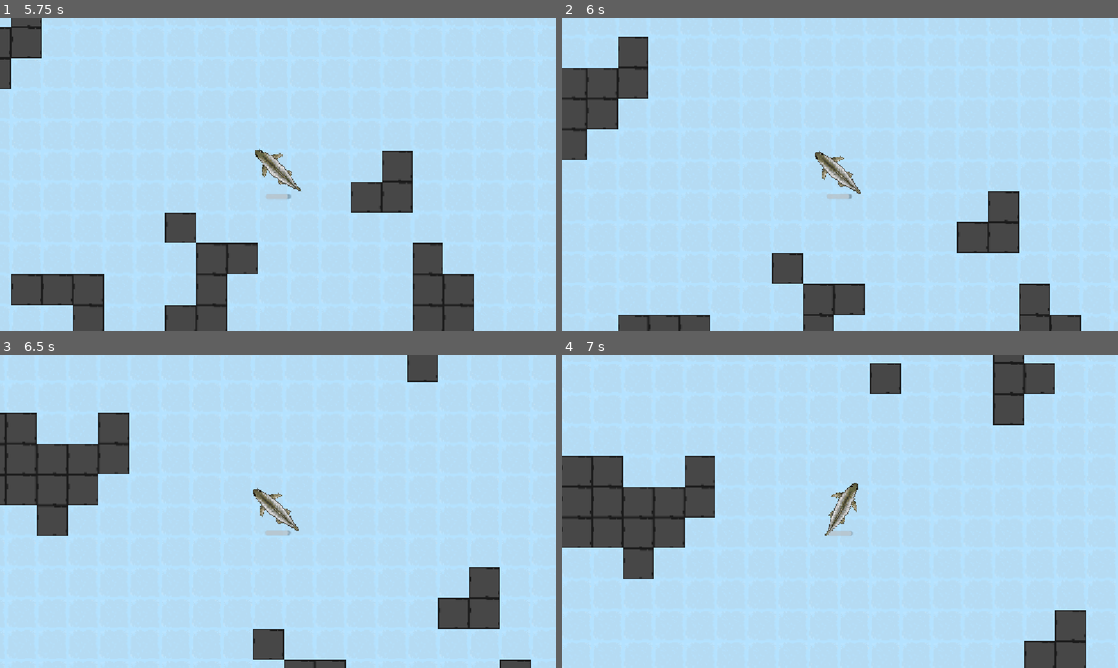
Above: before the commit, frames 1-4 (two rows, left to right).
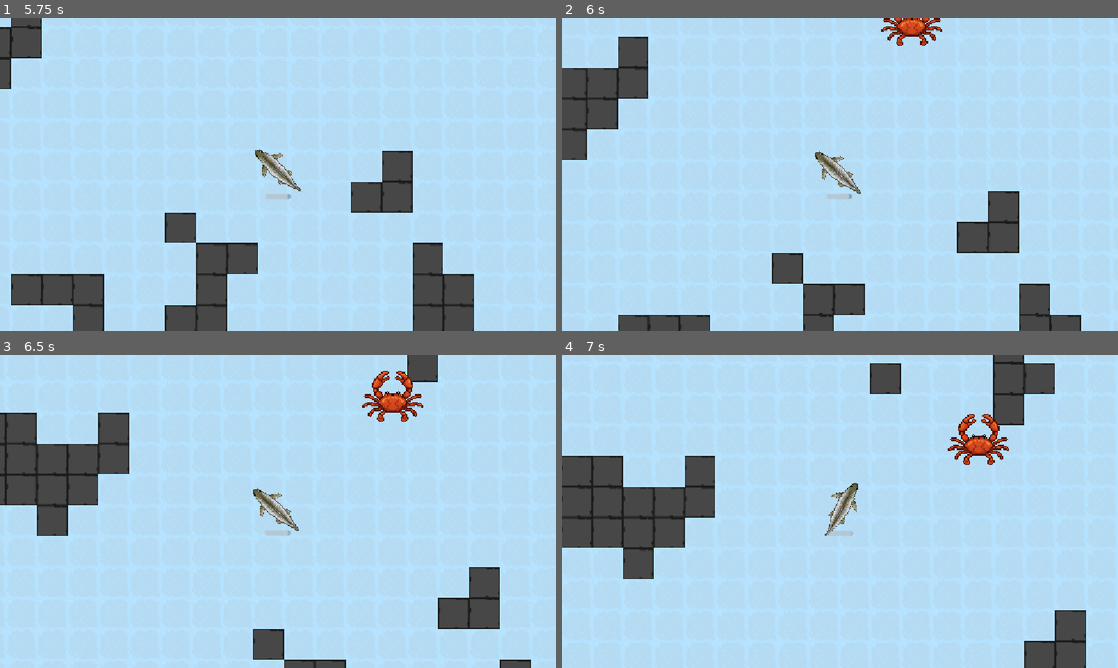
Above: after the commit, the same moments.

Repository: vincentchen18/Pelagico
Game: Godot game, scene res://ocean.tscn
The game is run twice, just before and just after one commit, with the same random seed, the same clock (stepped at 60 frames per second) and the same inputs.
Inputs (mouse positions are in pixels of both pictures, inside the frame that each line leads up to):
- Up to frame 1 (5.75 s): tap Enter at 0.5, 4.25 s; move the mouse to (250, 237) at 0.52 s; hold Up (forward) 0.53-1.25 s; hold Shift 0.53-1.25 s; click (250, 237) at 0.67 s; drag from (444, 221) to (250, 237) at 1.27 s; tap Space at 2, 5 s; move the mouse to (111, 127) at 2.02 s; hold Left (left) 2.03-2.75 s; hold Shift 2.03-2.75 s; drag from (305, 174) to (111, 127) at 2.77 s; move the mouse to (194, 96) at 3.52 s; hold Down (backward) 3.53-4.25 s; hold Shift 3.53-4.25 s; drag from (400, 158) to (194, 96) at 4.27 s; move the mouse to (166, 190) at 5.02 s; hold Up (forward) from 5.03 s (still down); hold Shift from 5.03 s (still down); click (166, 190) at 5.17 s
- Up to frame 2 (6 s): release Up (forward) at 5.75 s; release Shift at 5.75 s; drag from (895, 105) to (728, 190) at 5.77 s
- Up to frame 3 (6.5 s): no input
- Up to frame 4 (7 s): move the mouse to (812, 574) at 6.52 s; hold Right (right) from 6.53 s (still down); hold Shift from 6.53 s (still down)

Frame 1 is identical in both runs. In frame 2, 0.6% of the frame differs, in the area x 57-69%, y 0-9%; in frame 3, 0.8%, in the area x 65-77%, y 5-22%; in frame 4, 0.8%.

Commit message:
add test version of crab and it can move :D

Diff:
--- /dev/null
+++ b/Scripts/crab.gd
@@ -0,0 +1,33 @@
+extends CharacterBody2D
+
+@export var speed := 60.0
+@export var scale_mult := 1.0
+
+var dir := 1
+
+@onready var sprite: AnimatedSprite2D = $AnimatedSprite2D
+
+func _ready() -> void:
+	scale = Vector2.ONE * scale_mult
+	add_to_group("enemy")
+	var mat: Material = sprite.material
+	if mat:
+		sprite.material = mat.duplicate()
+	sprite.play("walk")
+
+func _physics_process(_delta: float) -> void:
+	velocity = Vector2(speed * dir, 0)
+	move_and_slide()
+
+	if is_on_wall():
+		dir *= -1
+
+	sprite.flip_h = dir < 0
+
+func _floor_ahead() -> bool:
+	var space := get_world_2d().direct_space_state
+	var from := global_position + Vector2(20 * dir, 0)
+	var query := PhysicsRayQueryParameters2D.create(from, from + Vector2(0, 24))
+	query.collision_mask = 1
+	query.exclude = [self]
+	return space.intersect_ray(query).size() > 0
--- a/Scripts/tile_map_layer.gd
+++ b/Scripts/tile_map_layer.gd
@@ -1,26 +1,29 @@
 extends TileMapLayer
+
 const sourceid = 2
+const walltilepos = Vector2i(0, 1)
+const CRAB = preload("res://enemys/crab.tscn")
+const CRAB_CHANCE = 0.02
+
 var worldmap: Dictionary = {}
 var noise = FastNoiseLite.new()
-var chunkvector = Vector2(0 , 0)
+var chunkvector = Vector2(0, 0)
 var oceantilespos = Vector2i(0, 0)
-const walltilepos = Vector2i(0, 1)
+var chunkoffset: Vector2 = Vector2.ZERO
+
 @export var player: Node2D
-var chunkoffset: Vector2 = Vector2.ZERO
-# Called when the node enters the scene tree for the first time.
+
 func _ready() -> void:
 	noise.noise_type = FastNoiseLite.TYPE_SIMPLEX
 	noise.seed = randi()
 	noise.frequency = 0.12
 
-# Called every frame. 'delta' is the elapsed time since the previous frame.
 func _process(_delta: float) -> void:
 	var playerchunky: Vector2i = playerchunk(player.global_position)
 	for x in range(-2 + playerchunky.x, 3 + playerchunky.x):
 		for y in range(-2 + playerchunky.y, 3 + playerchunky.y):
 			gen_chunk(x, y)
 
-#generate chunk
 func gen_chunk(cx, cy) -> void:
 	var chunkkey = Vector2i(cx, cy)
 	var tilepos: Vector2i = Vector2i.ZERO
@@ -48,11 +51,19 @@
 				else:
 					currentlis.append("o")
 					tilepos = oceantilespos
+					if noise.get_noise_2d(globalx, globaly + 1) > 0.45 and randf() < CRAB_CHANCE:
+						spawn_crab(Vector2i(globalx, globaly))
 			set_cell(Vector2i(globalx, globaly), sourceid, tilepos, 0)
 		currentchunk.append(currentlis)
 	worldmap[chunkkey] = currentchunk
+
+func spawn_crab(cell: Vector2i) -> void:
+	var inst = CRAB.instantiate()
+	get_parent().add_child(inst)
+	inst.global_position = to_global(map_to_local(cell))
+
 func playerchunk(playerpos) -> Vector2i:
 	var pixelsperchunk: float = 256
-	var playerchunkx: int = int(floor(playerpos.x/pixelsperchunk))
-	var playerchunky: int = int(floor(playerpos.y/pixelsperchunk))
+	var playerchunkx: int = int(floor(playerpos.x / pixelsperchunk))
+	var playerchunky: int = int(floor(playerpos.y / pixelsperchunk))
 	return Vector2i(playerchunkx, playerchunky)
--- /dev/null
+++ b/enemys/crab.tscn
@@ -0,0 +1,30 @@
+[gd_scene format=3 uid="uid://dcytviy6i2hpb"]
+
+[ext_resource type="Script" uid="uid://bvo5j5wcwcpoo" path="res://Scripts/crab.gd" id="1_wad7g"]
+[ext_resource type="Texture2D" uid="uid://ddllks1osiy1o" path="res://Assets/crab.png" id="2_14etv"]
+
+[sub_resource type="SpriteFrames" id="SpriteFrames_br8fx"]
+animations = [{
+"frames": [{
+"duration": 1.0,
+"texture": ExtResource("2_14etv")
+}],
+"loop": 1,
+"name": &"default",
+"speed": 5.0
+}]
+
+[sub_resource type="RectangleShape2D" id="RectangleShape2D_wad7g"]
+size = Vector2(32, 32)
+
+[node name="crab" type="CharacterBody2D" unique_id=522453425]
+collision_layer = 4
+collision_mask = 3
+script = ExtResource("1_wad7g")
+
+[node name="AnimatedSprite2D" type="AnimatedSprite2D" parent="." unique_id=1827616383]
+scale = Vector2(0.06, 0.06)
+sprite_frames = SubResource("SpriteFrames_br8fx")
+
+[node name="CollisionShape2D" type="CollisionShape2D" parent="." unique_id=1405066182]
+shape = SubResource("RectangleShape2D_wad7g")
--- /dev/null
+++ b/ocean.gd
@@ -0,0 +1,4 @@
+extends Node2D
+
+func _ready() -> void:
+	pass
--- a/ocean.tscn
+++ b/ocean.tscn
@@ -1,11 +1,13 @@
 [gd_scene format=4 uid="uid://doic7q671l7po"]
 
+[ext_resource type="Script" uid="uid://dorlqcmmxtk38" path="res://ocean.gd" id="1_06qne"]
 [ext_resource type="Texture2D" uid="uid://c16oc7mtef88y" path="res://Assets/PlaceHolder Sprites.png" id="1_n3fli"]
 [ext_resource type="Script" uid="uid://cf2cchhw3svwq" path="res://Scripts/tile_map_layer.gd" id="2_bwgqs"]
 [ext_resource type="Script" uid="uid://desdkck6u5g7u" path="res://Scripts/player.gd" id="3_bwgqs"]
 [ext_resource type="Script" uid="uid://curosp1x82ykl" path="res://progress_bar.gd" id="5_ihpsq"]
 [ext_resource type="Texture2D" uid="uid://veft6sl5q430" path="res://Assets/Fish.png" id="5_n3fli"]
 [ext_resource type="Texture2D" uid="uid://oexgm3bwt4ku" path="res://Assets/Fish1spritesheet.png" id="6_n3fli"]
+[ext_resource type="Script" uid="uid://cdrqpsuklvint" path="res://spawnlayer.gd" id="8_nrb0v"]
 
 [sub_resource type="TileSetAtlasSource" id="TileSetAtlasSource_n3fli"]
 texture = ExtResource("1_n3fli")
@@ -15,10 +17,13 @@
 0:1/0/physics_layer_0/polygon_0/points = PackedVector2Array(-16, -16, 16, -16, 16, 16, -16, 16)
 0:2/0 = 0
 0:3/0 = 0
+0:3/0/custom_data_0 = "crab"
 
 [sub_resource type="TileSet" id="TileSet_0e48y"]
 tile_size = Vector2i(32, 32)
 physics_layer_0/collision_layer = 1
+custom_data_layer_0/name = "spawn"
+custom_data_layer_0/type = 4
 sources/2 = SubResource("TileSetAtlasSource_n3fli")
 
 [sub_resource type="RectangleShape2D" id="RectangleShape2D_2dx8q"]
@@ -75,6 +80,7 @@
 }]
 
 [node name="ocean" type="Node2D" unique_id=1002492690]
+script = ExtResource("1_06qne")
 
 [node name="TileMapLayer" type="TileMapLayer" parent="." unique_id=1167289651 node_paths=PackedStringArray("player")]
 tile_map_data = PackedByteArray("AAD+/wEAAAAAAAEAAAD//wEAAAAAAAEAAAAAAAEAAAAAAAEAAAABAAEAAAAAAAEAAAACAAIAAAAAAAEAAAADAA …(1568 unchanged characters)…
@@ -105,3 +111,6 @@
 scale = Vector2(0.06, 0.06)
 sprite_frames = SubResource("SpriteFrames_qijwg")
 animation = &"swim"
+
+[node name="spawnlayer" type="TileMapLayer" parent="." unique_id=1806730659]
+script = ExtResource("8_nrb0v")
--- /dev/null
+++ b/spawnlayer.gd
@@ -0,0 +1,25 @@
+extends TileMapLayer
+
+const CRAB := preload("res://enemys/crab.tscn")
+
+var spawned := {}
+
+func spawn_chunk(chunk_pos: Vector2i, chunk_size: int) -> void:
+	if spawned.has(chunk_pos):
+		return
+	spawned[chunk_pos] = true
+
+	var parent := get_parent()
+	for x in chunk_size:
+		for y in chunk_size:
+			var cell := Vector2i(chunk_pos.x * chunk_size + x, chunk_pos.y * chunk_size + y)
+			var data := get_cell_tile_data(cell)
+			if data == null:
+				continue
+			if data.get_custom_data("spawn") != "crab":
+				continue
+
+			var inst := CRAB.instantiate()
+			parent.add_child(inst)
+			inst.global_position = to_global(map_to_local(cell))
+			erase_cell(cell)
Binary file added: Assets/crab.png
Not shown, added: Assets/crab.png.import
Not shown, added: Scripts/crab.gd.uid
Not shown, added: ocean.gd.uid
Not shown, added: spawnlayer.gd.uid
